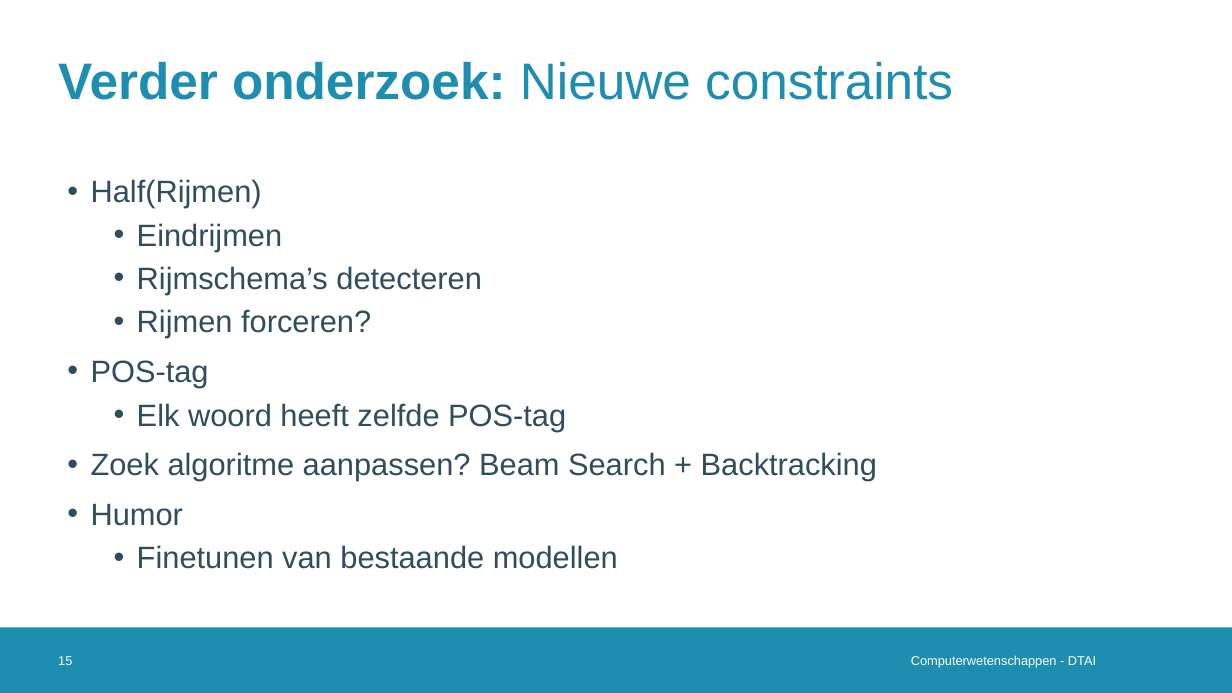
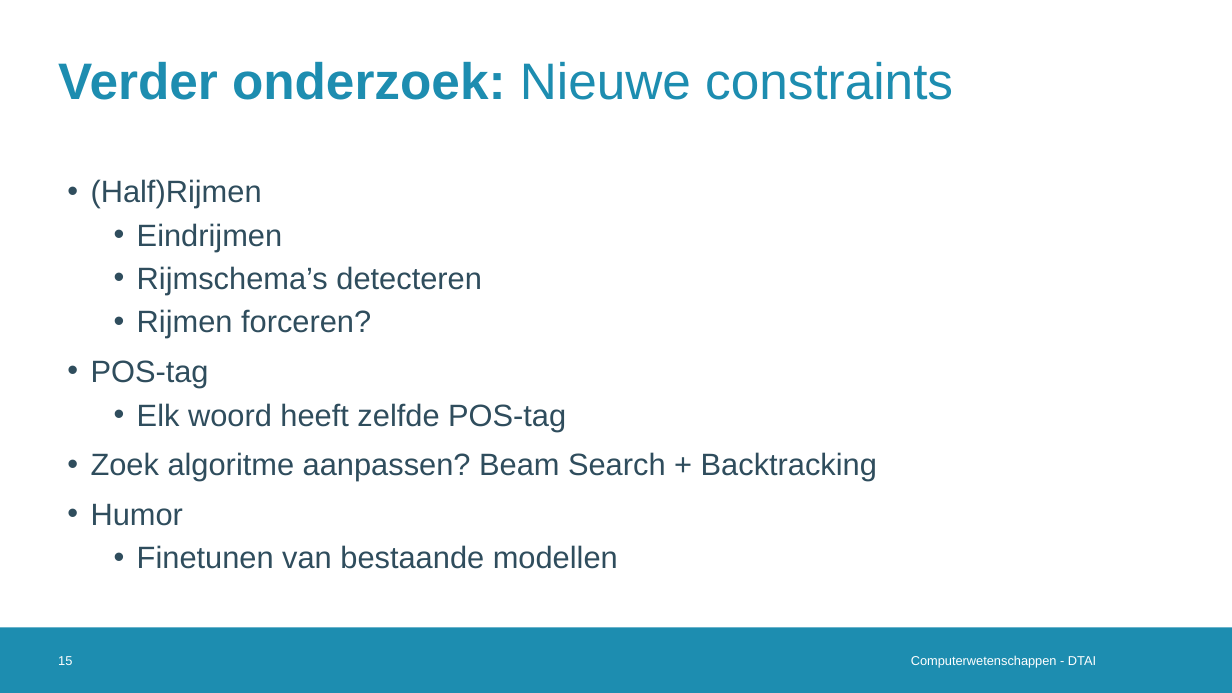
Before and after one commit to Alintermans/Thesis, a slide deck: slide 15 of Presentations/Second Intermediate Presentation/Presentation.pptx. Drawn at 1232x693 pixels with LibreOffice and Linux fonts; fonts in the diff are those of the drawing; background and template pictures are left out. Boxes give left, top, right and bottom in pixels: in the first picture for what was removed or moved away, otherwise in the second. Text is boxed around its words. In the diff, an @@ line names an element or a change of style, - is before the commit and + after.

```diff
--- a/Presentations/Second Intermediate Presentation/Presentation.pptx
+++ b/Presentations/Second Intermediate Presentation/Presentation.pptx
@@ text at (x1=91, y1=179, x2=262, y2=208): text changed @@
-• Half(Rijmen)
+• (Half)Rijmen
```
Also in this commit, not shown: 8 other slides changed, 2 other files.
